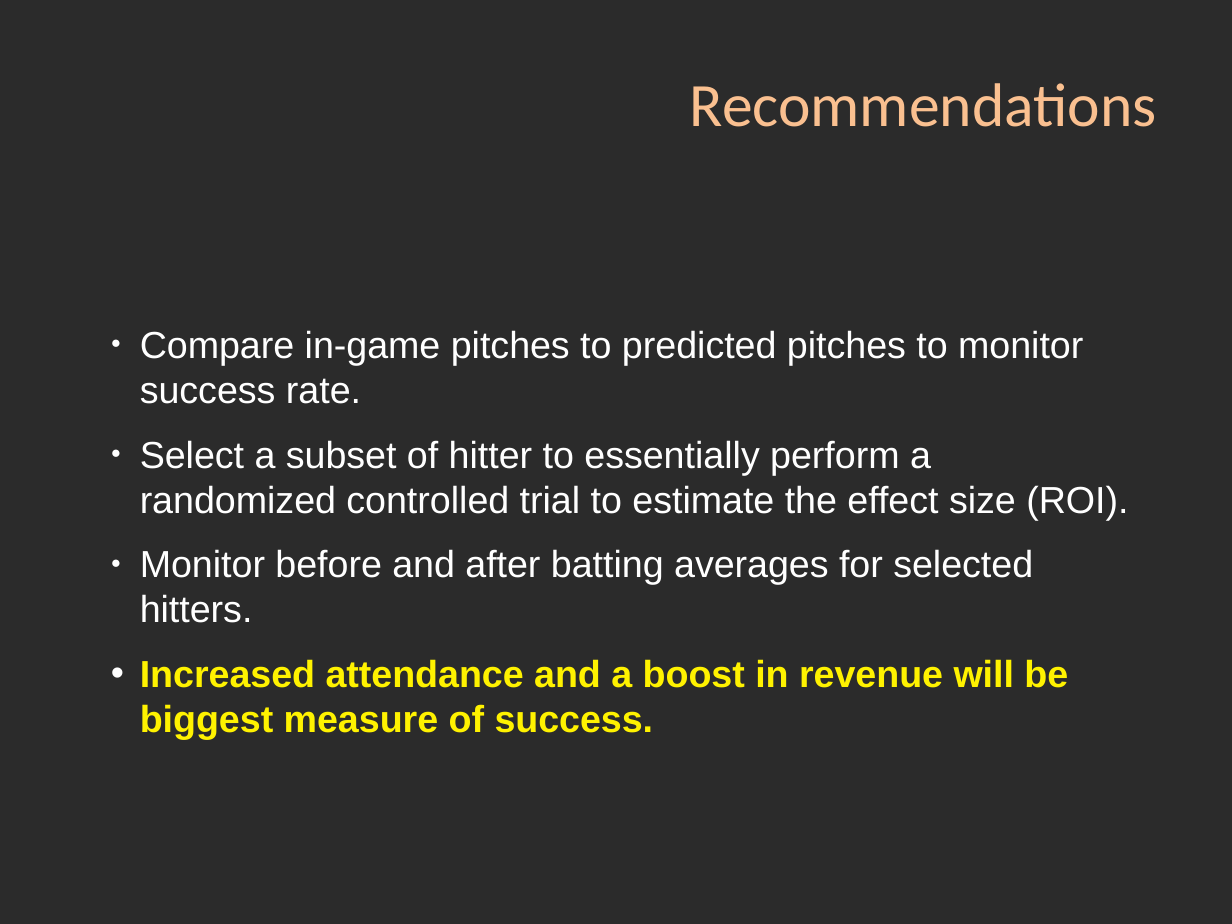
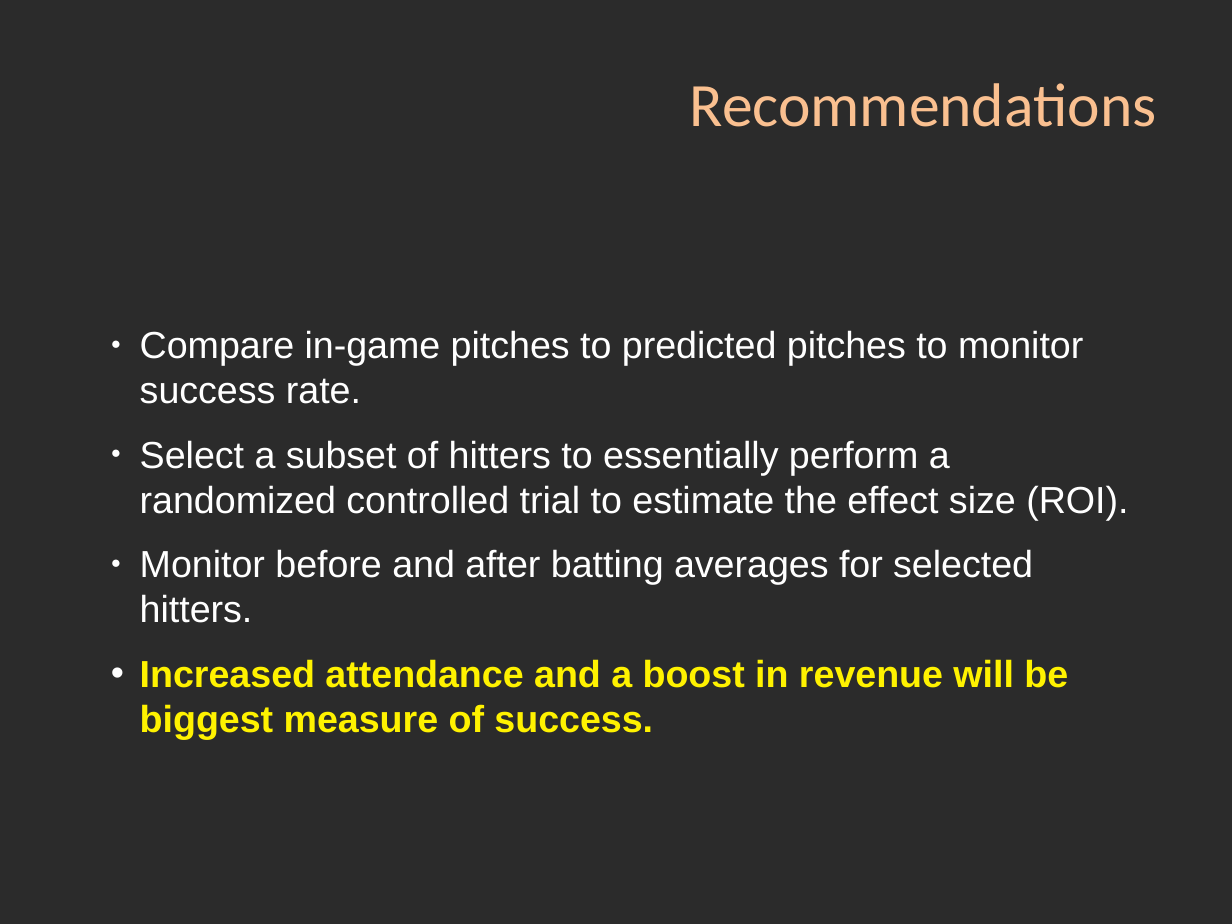
Before and after one commit to markrojas/Springboard_DSCT, a slide deck: slide 34 of capstone_projects/capstone_I/06_Capstone_I_Pitch_Prediction_Slidedeck.pptx. Drawn at 1232x924 pixels with LibreOffice and Linux fonts; fonts in the diff are those of the drawing; background and template pictures are left out; a plain dark background stands for a picture behind light text. Boxes give left, top, right and bottom in pixels: in the first picture for what was removed or moved away, otherwise in the second. Text is boxed around its words. In the diff, an @@ line names an element or a change of style, - is before the commit and + after.

```diff
--- a/capstone_projects/capstone_I/06_Capstone_I_Pitch_Prediction_Slidedeck.pptx
+++ b/capstone_projects/capstone_I/06_Capstone_I_Pitch_Prediction_Slidedeck.pptx
@@ text at (x1=140, y1=330, x2=1083, y2=740): indent changed @@
@@ text at (x1=140, y1=440, x2=1128, y2=520): text changed @@
-● Select a subset of hitter to essentially perform a randomized controlled trial to estimate the effect size (ROI).
+● Select a subset of hitters to essentially perform a randomized controlled trial to estimate the effect size (ROI).
```
Also in this commit, not shown: 20 other slides changed, 14 other files.
